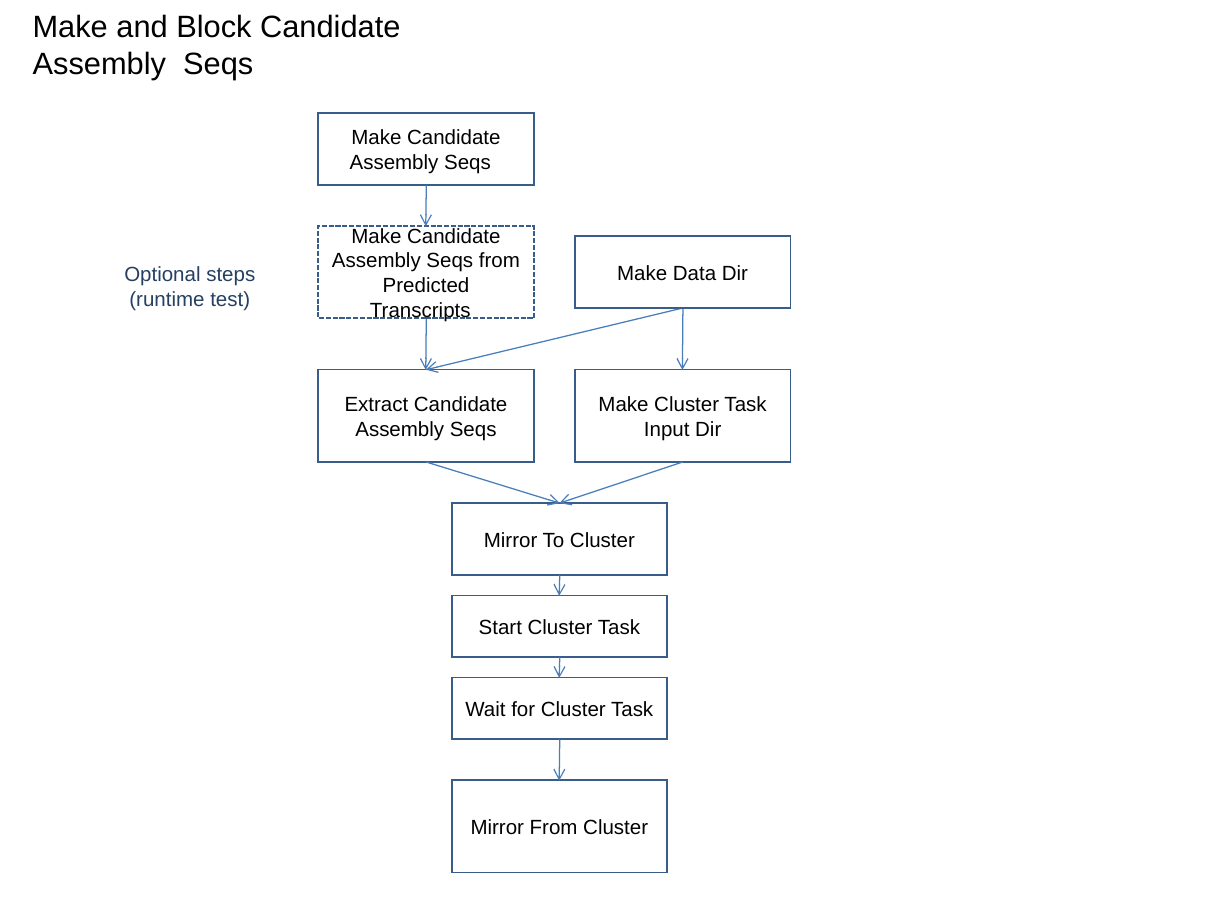
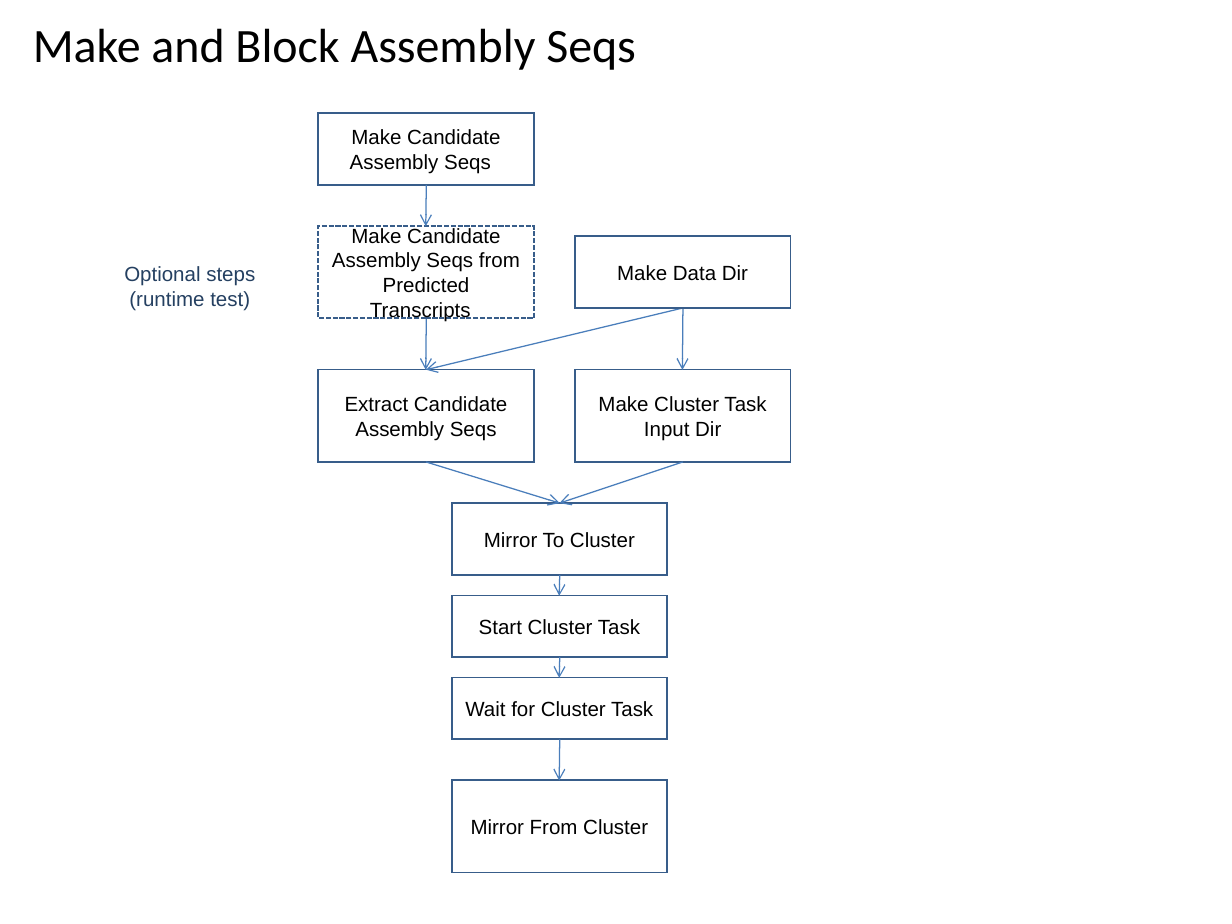
Before and after one commit to VEuPathDB/ApiCommonWorkflow, a slide deck: slide 19 of Main/doc/IntegratedWorkflow.ppt (slide 18 before the commit). Drawn at 1232x924 pixels with LibreOffice and Linux fonts; fonts in the diff are those of the drawing. Boxes give left, top, right and bottom in pixels: in the first picture for what was removed or moved away, otherwise in the second. Text is boxed around its words. In the diff, an @@ line names an element or a change of style, - is before the commit and + after.

```diff
--- a/Main/doc/IntegratedWorkflow.ppt
+++ b/Main/doc/IntegratedWorkflow.ppt
@@ title "Make and Block Assembly Seqs" at bbox=[33, 28, 636, 70]: vertical alignment top to middle @@
@@ title at bbox=[33, 28, 636, 70]: text changed; size 18 to 28 pt; font Arial to Calibri @@
-Make and Block Candidate Assembly Seqs
+Make and Block Assembly Seqs
```
Also in this commit, not shown: 29 other slides changed, 1 slide added.
